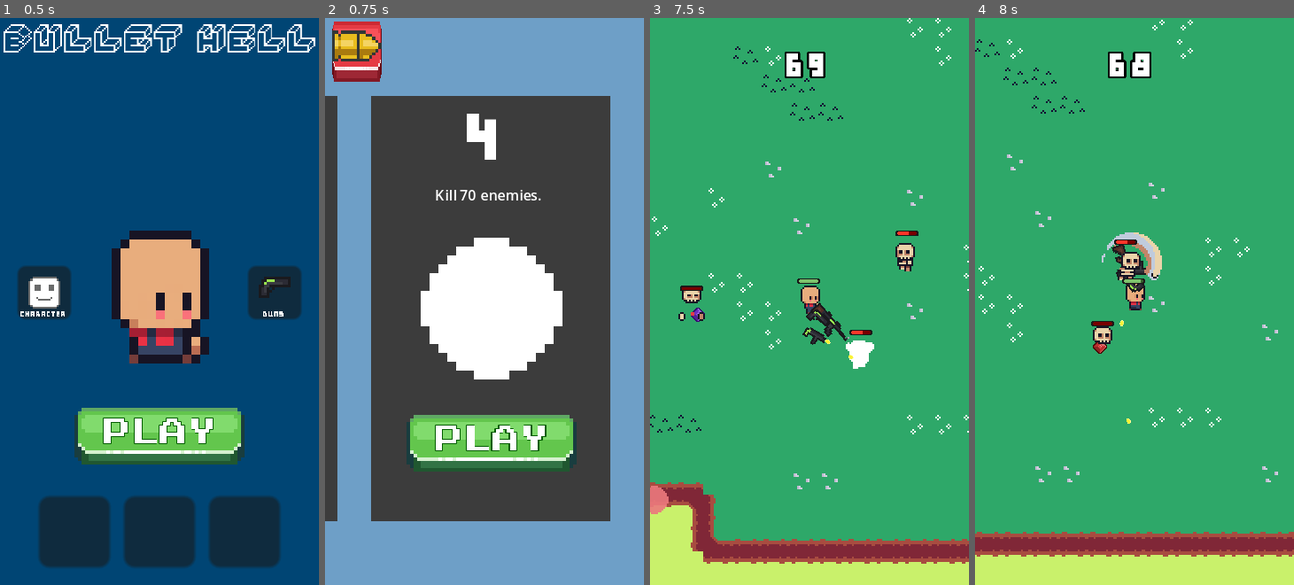
Above: before the commit, frames 1-4 (left to right).
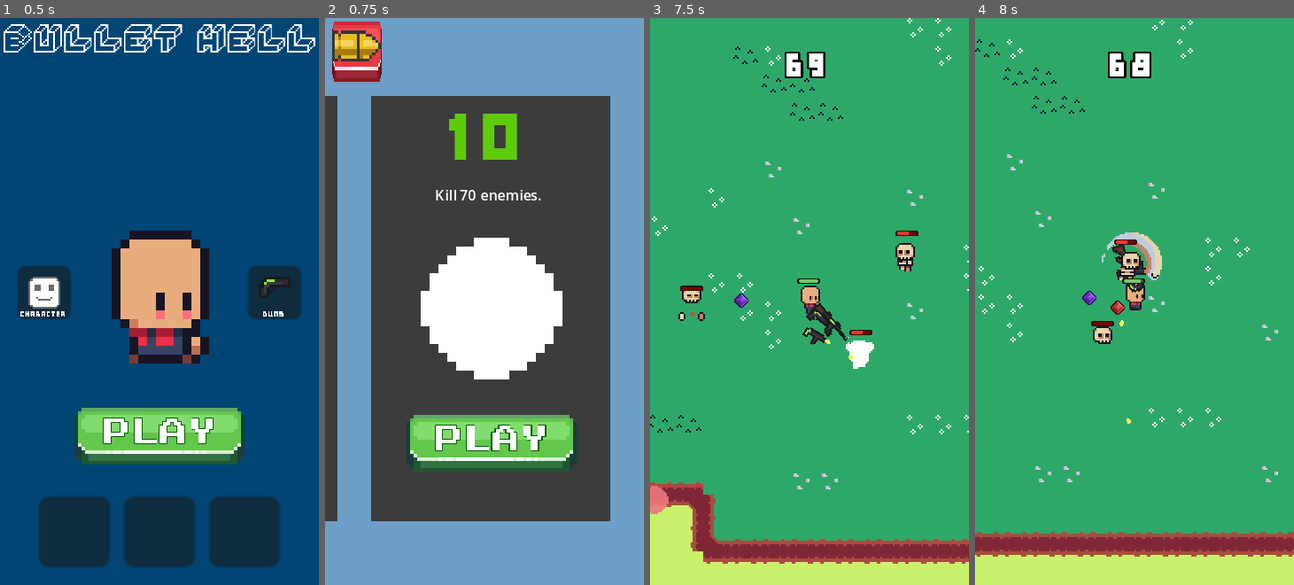
Above: after the commit, the same moments.

Repository: TrojanB/bullet_hell
Game: Godot game, scene res://scenes/menu.tscn
Same seed, same stepped clock (60 frames per second), same inputs: the game is played once before the commit and once after it.
Inputs:
- Up to frame 1 (0.5 s): no input
- Up to frame 2 (0.75 s): click "PLAY" at 0.5 s
- Up to frame 3 (7.5 s): click "PLAY" at 1.25 s; hold D (walk_right) 2.03-2.78 s; hold S (walk_down) 2.78-3.53 s; hold D (walk_right) 3.53-4.28 s; hold W (walk_up) 4.28-5.03 s; hold A (walk_left) 5.03-6.53 s; hold S (walk_down) 6.53-7.28 s; hold D (walk_right) from 7.28 s (still down)
- Up to frame 4 (8 s): keep holding D (walk_right)

Frame 1 is identical in both runs. In frame 2, 1.3% of the frame differs, in the area x 38-61%, y 16-25%; in frame 3, 0.1%; in frame 4, 0.2%.

Commit message:
DIAMONDS FLY TO PLAYER

Diff:
--- a/Player/player.tscn
+++ b/Player/player.tscn
@@ -189,7 +189,7 @@
 [sub_resource type="CircleShape2D" id="CircleShape2D_al2ng"]
 
 [sub_resource type="CircleShape2D" id="CircleShape2D_hr0ur"]
-radius = 13.0384
+radius = 42.0
 
 [sub_resource type="Animation" id="Animation_2da0b"]
 length = 0.001
@@ -287,12 +287,13 @@
 scale = Vector2(1.3, 1.3)
 shape = SubResource("CircleShape2D_al2ng")
 
-[node name="Pick_up_area" type="Area2D" parent="."]
-collision_layer = 0
+[node name="Pick_up_area_player" type="Area2D" parent="."]
+collision_layer = 4
 collision_mask = 4
 
-[node name="CollisionShape2D" type="CollisionShape2D" parent="Pick_up_area"]
+[node name="CollisionShape2D" type="CollisionShape2D" parent="Pick_up_area_player"]
 shape = SubResource("CircleShape2D_hr0ur")
+debug_color = Color(0.490196, 0.266667, 0.72549, 0.419608)
 
 [node name="Weapons" type="Node2D" parent="."]
 script = ExtResource("4_m51tt")
--- a/scenes/Diamonds_scenes/diamond.gd
+++ b/scenes/Diamonds_scenes/diamond.gd
@@ -4,12 +4,21 @@
 @onready var impulse_ended = $ImpulseEnded
 @onready var animation_player = $AnimationPlayer
 
+@onready var player : CharacterBody2D
+
+@export var fly_speed := 2
+
+var player_picked_diamond := false
+
 func _ready():
 	apply_texture()
-
 	var force1 = randf_range(-100, 100)  # losowa siła wyrzutu
 	var force2 = randf_range(-100, 100)  # losowa siła wyrzutu
 	apply_central_impulse(Vector2(force1, force2))
+
+func _process(delta):
+	if player_picked_diamond and player:
+		start_fly_to_player(player.global_position)
 
 func apply_texture():
 	var diamond_texture = Gm.diamonds_textures[randf_range(0, Gm.diamonds_textures.size())]
@@ -18,10 +27,20 @@
 func _on_impulse_ended_timeout():
 	linear_velocity = Vector2.ZERO
 
+func _on_animation_player_animation_finished(anim_name):
+	animation_player.play("idle")
+
 
 func _on_pick_up_area_area_entered(area):
-	print(area)
+	if area.name == "Pick_up_area_player":
+		player = area.get_parent()
+		player_picked_diamond = true
 
 
-func _on_animation_player_animation_finished(anim_name):
-	animation_player.play("idle")
+# Funkcja do przemieszczania diamentu do gracza
+func start_fly_to_player(player_position : Vector2):
+	if global_position.distance_to(player_position) >= 1 :
+		var direction = (player_position - position).normalized()
+		position += direction * fly_speed
+	else:
+		queue_free()
--- a/scenes/Diamonds_scenes/diamond_body.tscn
+++ b/scenes/Diamonds_scenes/diamond_body.tscn
@@ -5,6 +5,22 @@
 
 [sub_resource type="CircleShape2D" id="CircleShape2D_ikxnn"]
 radius = 8.00023
+
+[sub_resource type="Animation" id="Animation_541tm"]
+resource_name = "bouncing"
+length = 0.7
+tracks/0/type = "value"
+tracks/0/imported = false
+tracks/0/enabled = true
+tracks/0/path = NodePath("Pick_up_area/DiamondSprite:position")
+tracks/0/interp = 1
+tracks/0/loop_wrap = true
+tracks/0/keys = {
+"times": PackedFloat32Array(0, 0.2, 0.4, 0.5, 0.7),
+"transitions": PackedFloat32Array(1, 1, 1, 1, 1),
+"update": 0,
+"values": [Vector2(0, 0), Vector2(0, -5), Vector2(0, 0), Vector2(0, -3), Vector2(0, 0)]
+}
 
 [sub_resource type="Animation" id="Animation_id8lv"]
 resource_name = "idle"
@@ -23,22 +39,6 @@
 "values": [Vector2(0, 0), Vector2(0, -5)]
 }
 
-[sub_resource type="Animation" id="Animation_541tm"]
-resource_name = "bouncing"
-length = 0.7
-tracks/0/type = "value"
-tracks/0/imported = false
-tracks/0/enabled = true
-tracks/0/path = NodePath("Pick_up_area/DiamondSprite:position")
-tracks/0/interp = 1
-tracks/0/loop_wrap = true
-tracks/0/keys = {
-"times": PackedFloat32Array(0, 0.2, 0.4, 0.5, 0.7),
-"transitions": PackedFloat32Array(1, 1, 1, 1, 1),
-"update": 0,
-"values": [Vector2(0, 0), Vector2(0, -5), Vector2(0, 0), Vector2(0, -3), Vector2(0, 0)]
-}
-
 [sub_resource type="AnimationLibrary" id="AnimationLibrary_xui6r"]
 _data = {
 "bouncing": SubResource("Animation_541tm"),
@@ -47,7 +47,7 @@
 
 [node name="Diamond_Body" type="RigidBody2D"]
 position = Vector2(20, 60)
-collision_layer = 4
+collision_layer = 0
 collision_mask = 0
 gravity_scale = 0.0
 script = ExtResource("1_5u71n")
--- a/scenes/level_selection.tscn
+++ b/scenes/level_selection.tscn
@@ -86,7 +86,6 @@
 layout_mode = 2
 mouse_filter = 2
 goal = 30
-can_play = true
 
 [node name="Level_Slot2" parent="Panel/ScrollContainer/HBoxContainer" instance=ExtResource("1_2j8wu")]
 layout_mode = 2
--- a/scripts/GM.gd
+++ b/scripts/GM.gd
@@ -1,6 +1,6 @@
 extends Node
 
-var last_completed_level : int = 3
+var last_completed_level : int = 10
 
 enum game_mode {KILL_AMOUNT,SURVIVE_TIME,KILL_AMOUNT_TIME,KILL_BOSS}
 
--- a/scripts/level_slot.gd
+++ b/scripts/level_slot.gd
@@ -11,8 +11,8 @@
 ]
 @export var goal : int = 20
 @export var game_mode : Gm.game_mode = Gm.game_mode.KILL_AMOUNT
-@export var can_play := false
-@export var completed := false
+@export var can_play := true
+@export var completed := true
 
 # Called when the node enters the scene tree for the first time.
 func _ready():
